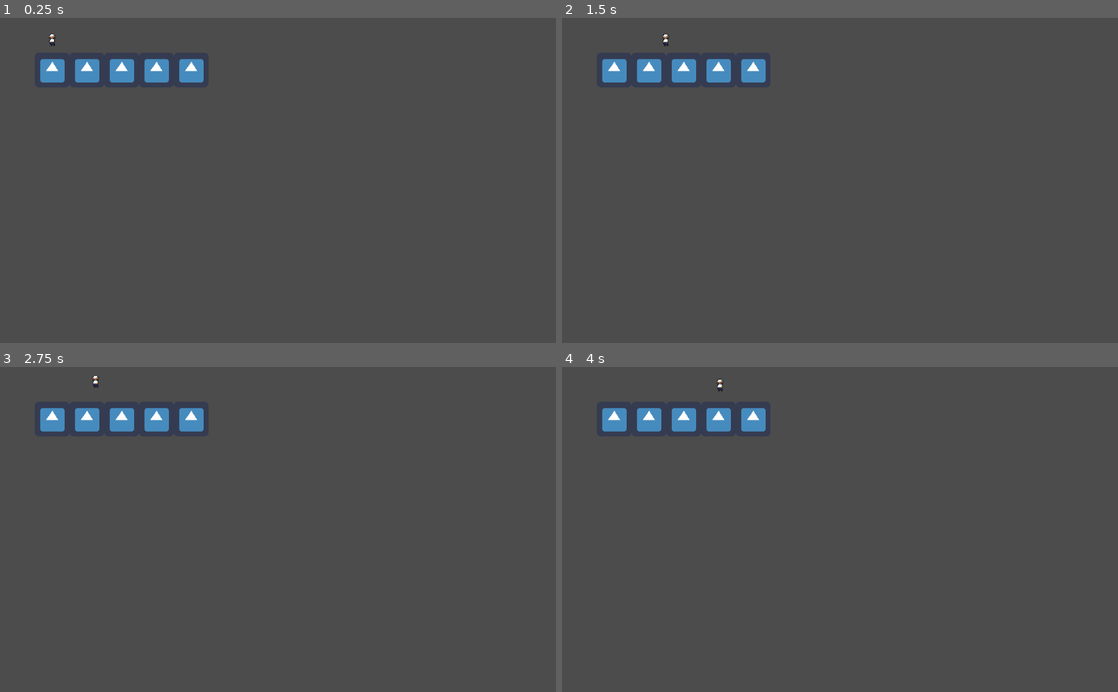
Above: before the commit, frames 1-4 (two rows, left to right).
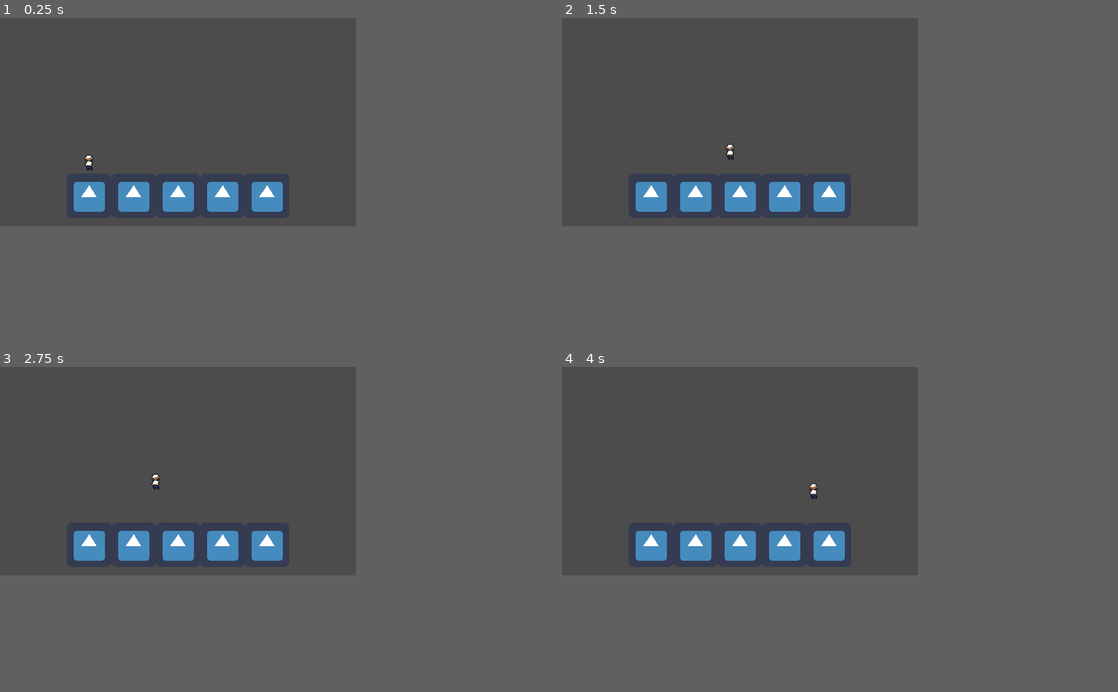
Above: after the commit, the same moments.

Repository: HollowTube/BeeGame
Game: Godot game, scene res://World.tscn
Same seed, same stepped clock (60 frames per second), same inputs: the game is played once before the commit and once after it. The engine's default icon, where the game draws it, is replaced by a stand-in: a white triangle on a blue panel in a dark square.
Inputs:
- Up to frame 1 (0.25 s): no input
- Up to frame 2 (1.5 s): hold Up (ui_up) 0.53-1.28 s; hold Right (ui_right) from 0.53 s (still down); tap Up (ui_up) at 1.35 s
- Up to frame 3 (2.75 s): tap Up (ui_up) at 1.52, 1.82 s; release Right (ui_right) at 2.03 s; hold Left (ui_left) from 2.03 s (still down); hold Up (ui_up) from 2.03 s (still down)
- Up to frame 4 (4 s): release Left (ui_left) at 2.78 s; release Up (ui_up) at 2.78 s; hold Right (ui_right) from 2.78 s (still down); tap Up (ui_up) at 2.85, 3.02, 3.32 s; hold Up (ui_up) from 3.53 s (still down)
In our replay, the window is 800x468 before the commit and 512x300 after it. These sizes can differ from the game's own. Grey fills any space a smaller window leaves; there, only what the larger window draws over its background counts as a difference.

The runs differ from the first frame. In frame 1, 4.2% of the frame differs, in the area x 7-51%, y 4-60%; in frame 2, 4.2%; in frame 3, 4.2%; in frame 4, 4.2%, in the area x 7-51%, y 3-60%.

Commit message:
changed size of screen

Diff:
--- a/Player.gd
+++ b/Player.gd
@@ -5,21 +5,21 @@
 
 func _physics_process(delta):
 
-	motion.y += 4
+	motion.y += 8
 
 	if Input.is_action_pressed("ui_right"):
-		motion.x = 100
+		motion.x = 120
 	elif Input.is_action_pressed("ui_left"):
-		motion.x = -100
+		motion.x = -120
 	else:
 		motion.x = 0
 
 	if is_on_floor():
 
 		if Input.is_action_pressed("ui_up"):
-			motion.y = -100
+			motion.y = -200
 
 
-	move_and_slide(motion, UP)
+	motion = move_and_slide(motion, UP)
 
 	pass
--- a/World.tscn
+++ b/World.tscn
@@ -13,7 +13,7 @@
 [node name="World" type="Node"]
 
 [node name="Player" type="KinematicBody2D" parent="."]
-position = Vector2( 96, 32 )
+position = Vector2( 128, 192 )
 script = ExtResource( 1 )
 __meta__ = {
 "_edit_group_": true
@@ -27,7 +27,7 @@
 
 [node name="Floor" type="StaticBody2D" parent="."]
 editor/display_folded = true
-position = Vector2( 96, 96 )
+position = Vector2( 128, 256 )
 __meta__ = {
 "_edit_group_": true
 }
@@ -40,7 +40,7 @@
 
 [node name="Floor2" type="StaticBody2D" parent="."]
 editor/display_folded = true
-position = Vector2( 160, 96 )
+position = Vector2( 192, 256 )
 __meta__ = {
 "_edit_group_": true
 }
@@ -53,7 +53,7 @@
 
 [node name="Floor3" type="StaticBody2D" parent="."]
 editor/display_folded = true
-position = Vector2( 224, 96 )
+position = Vector2( 256, 256 )
 __meta__ = {
 "_edit_group_": true
 }
@@ -66,7 +66,7 @@
 
 [node name="Floor4" type="StaticBody2D" parent="."]
 editor/display_folded = true
-position = Vector2( 288, 96 )
+position = Vector2( 320, 256 )
 __meta__ = {
 "_edit_group_": true
 }
@@ -79,7 +79,7 @@
 
 [node name="Floor5" type="StaticBody2D" parent="."]
 editor/display_folded = true
-position = Vector2( 352, 96 )
+position = Vector2( 384, 256 )
 __meta__ = {
 "_edit_group_": true
 }
--- a/project.godot
+++ b/project.godot
@@ -19,6 +19,13 @@
 run/main_scene="res://World.tscn"
 config/icon="res://icon.png"
 
+[display]
+
+window/size/width=512
+window/size/height=300
+window/stretch/mode="viewport"
+window/stretch/aspect="keep"
+
 [rendering]
 
 environment/default_environment="res://default_env.tres"
